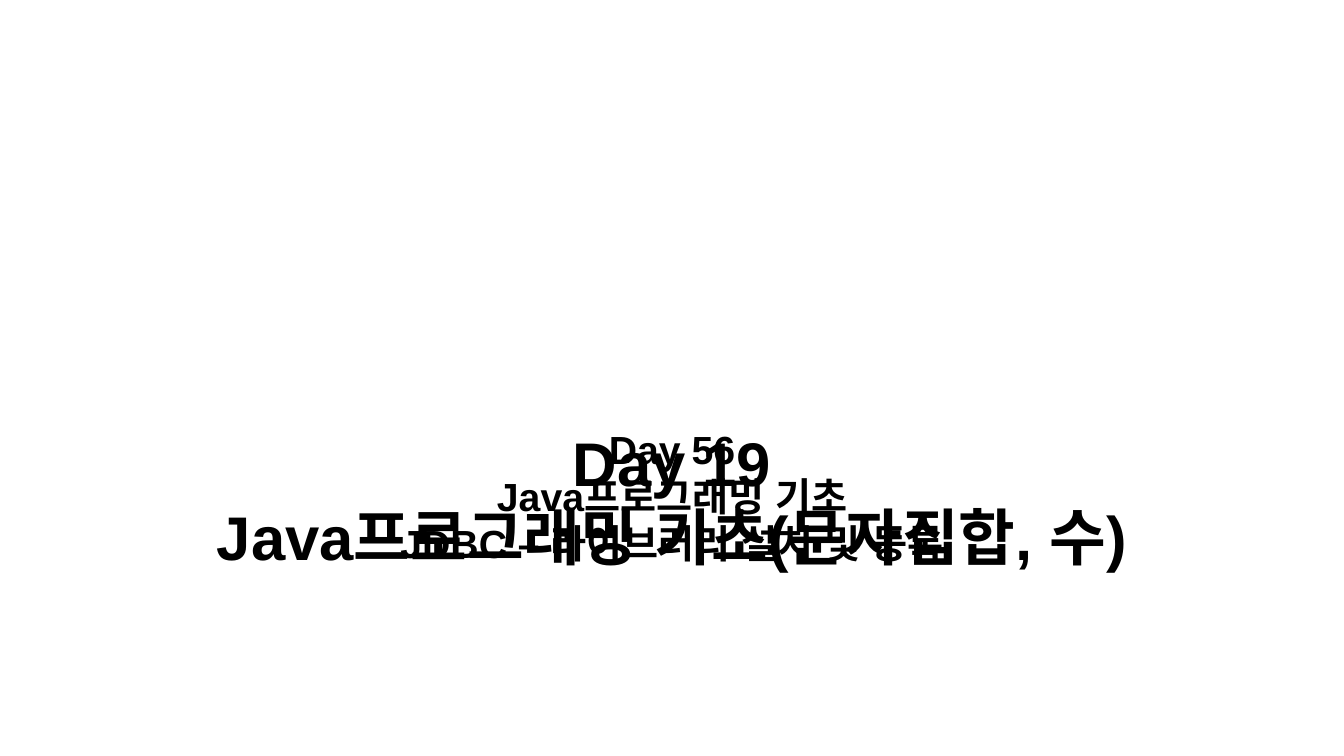
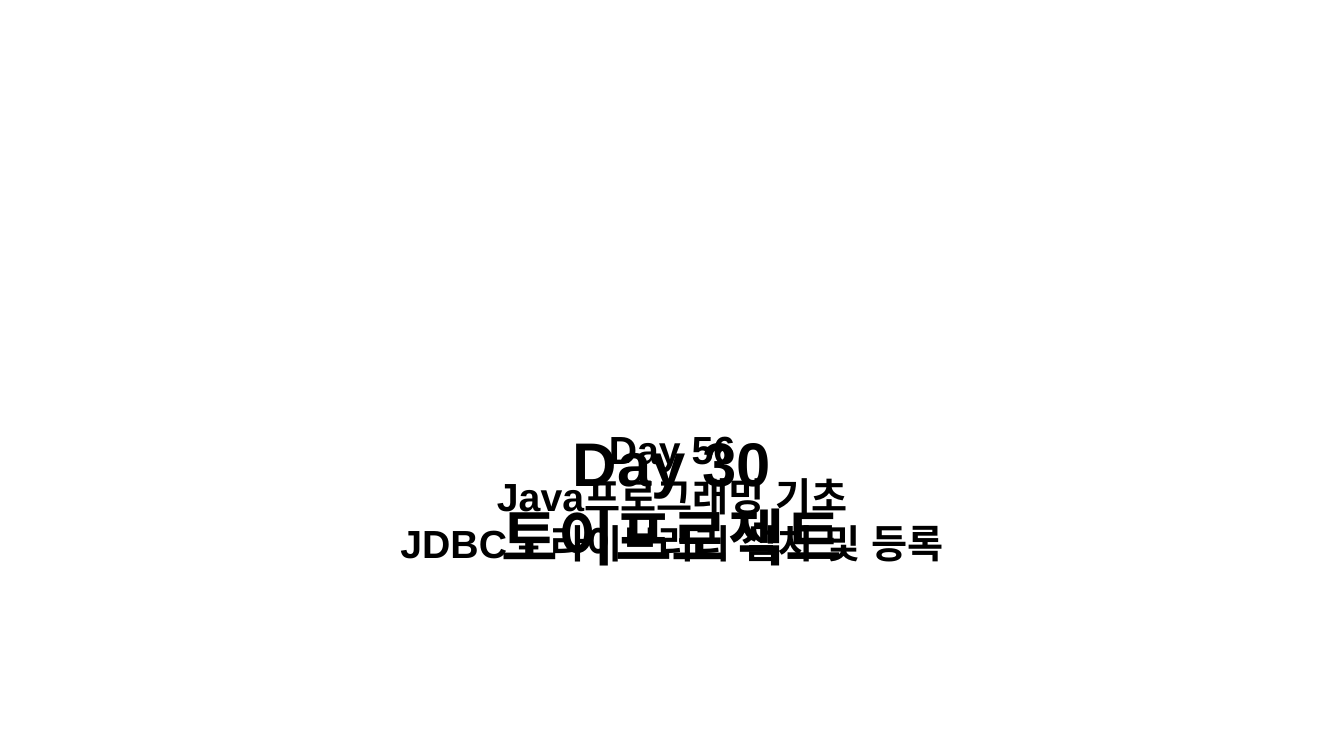
Before and after one commit to kknaks/kknaks.github.io, a slide deck: slide 29 of assets/img/posts/ClassThumbnail.pptx (slide 21 before the commit). Drawn at 1344x756 pixels with LibreOffice and Linux fonts; fonts in the diff are those of the drawing; background and template pictures are left out. Boxes give left, top, right and bottom in pixels: in the first picture for what was removed or moved away, otherwise in the second. Text is boxed around its words. In the diff, an @@ line names an element or a change of style, - is before the commit and + after.

```diff
--- a/assets/img/posts/ClassThumbnail.pptx
+++ b/assets/img/posts/ClassThumbnail.pptx
@@ text at box(502, 437, 842, 566): text changed @@
-Day 19
-Java프로그래밍 기초(문자집합, 수)
+Day 30
+토이프로젝트
```
Also in this commit, not shown: 26 other slides changed, 3 slides removed, 21 other files.
